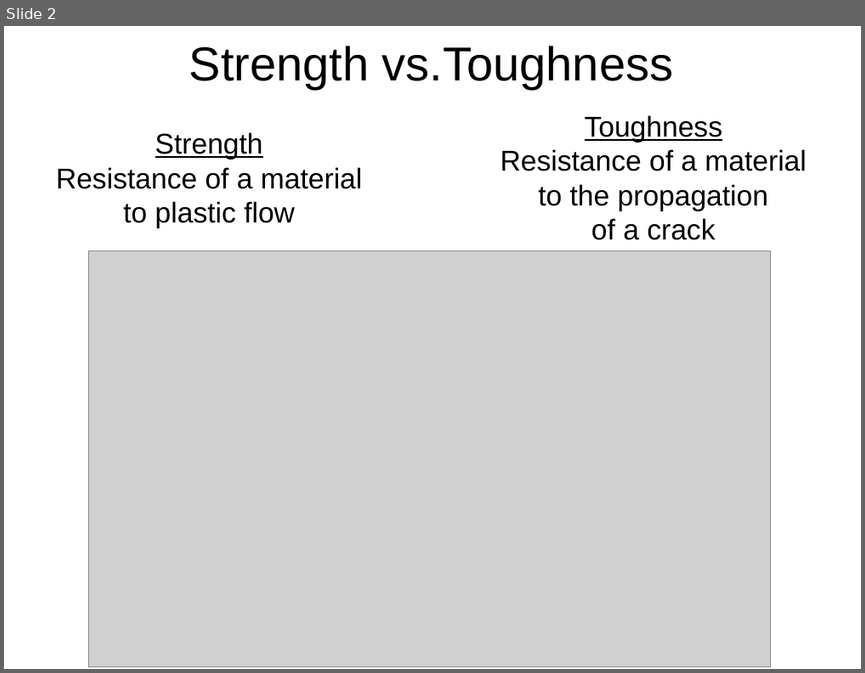
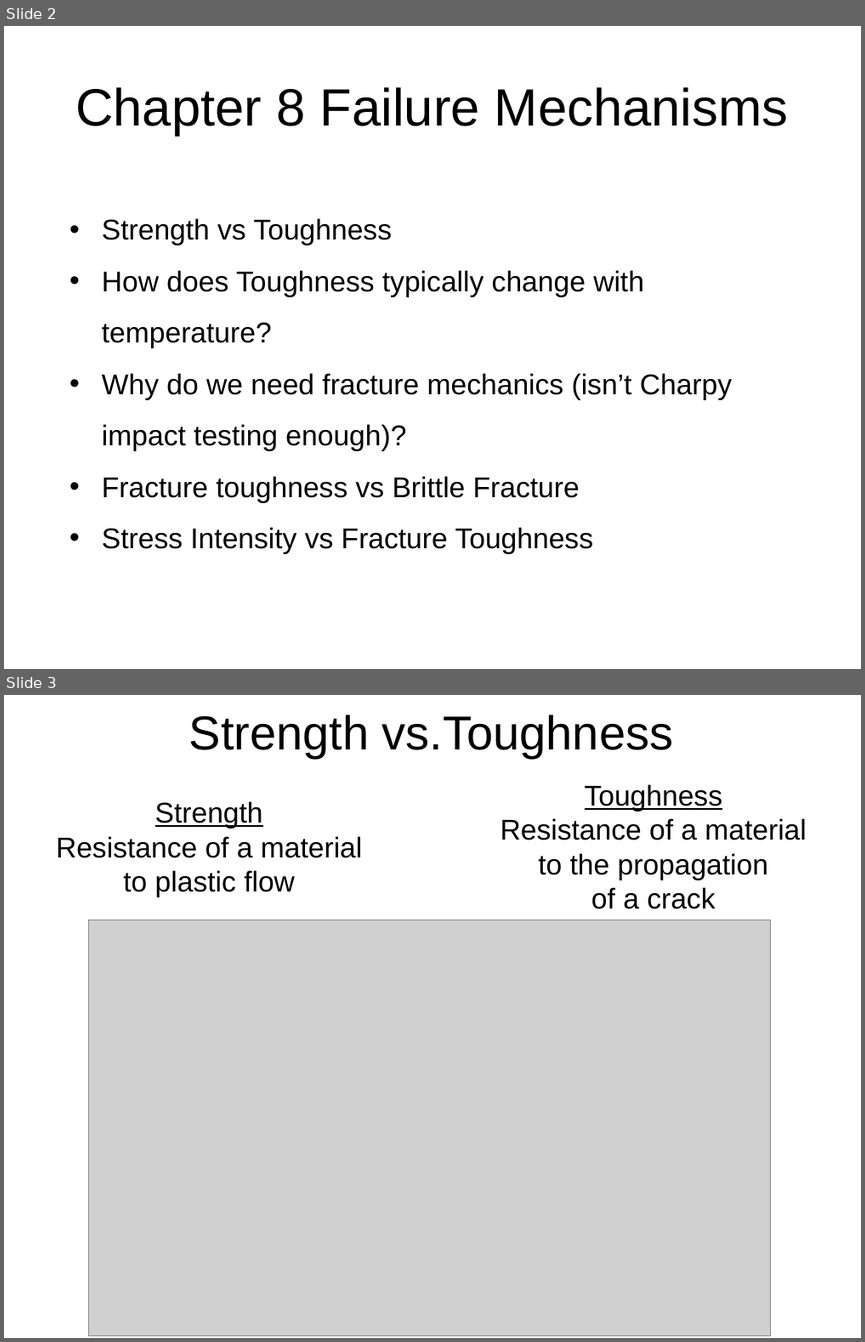
Before and after one commit to sgcorcoran/brightspace, a slide deck: live_site/assets/handouts/08.01_failure.pptx. Shown one above the other, each under a label of ours: slide 2 before the commit, slides 2 and 3 after it. The pictures are 865x673 and 865x1342 pixels, drawn with LibreOffice and Linux fonts; fonts in the diff are those of the drawing; grey boxes stand for pictures. Boxes give left, top, right and bottom in pixels: in the first picture for what was removed or moved away, otherwise in the second. Text is boxed around its words. In the diff, an @@ line names an element or a change of style, - is before the commit and + after.

```diff
--- a/live_site/assets/handouts/08.01_failure.pptx
+++ b/live_site/assets/handouts/08.01_failure.pptx
@@ slide 2 added at <box>4,26,861,669</box>, background #FFFFFF @@
@@ title added at <box>75,87,789,136</box>, 44 pt, text #000000 @@
+Chapter 8 Failure Mechanisms
@@ text added at <box>102,218,732,554</box>, 24 pt, text #000000 @@
+• Strength vs Toughness
+• How does Toughness typically change with temperature?
+• Why do we need fracture mechanics (isn’t Charpy impact testing enough)?
+• Fracture toughness vs Brittle Fracture
+• Stress Intensity vs Fracture Toughness
@@ what was slide 2 is now slide 3 @@
```
Also in this commit, not shown: 6 slides changed, 1 other slide added, 4 other files.
